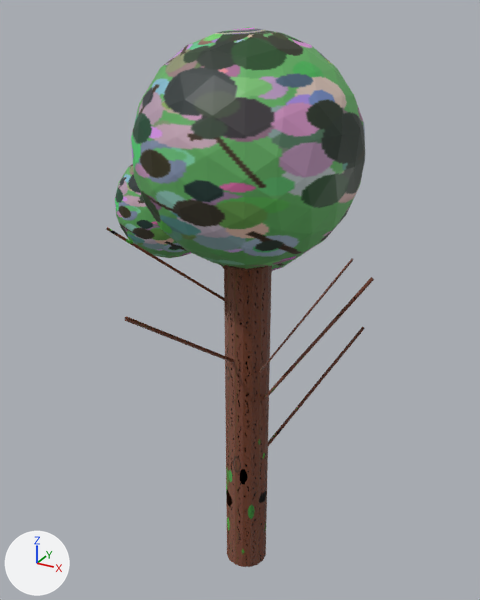
What one commit did to the glTF model assets/models/trees/tree_11.glb.
One viewpoint serves both versions: a 50 mm camera at (1.65, -3.09, 3.42) aimed at (-0.13, 0.14, 1.81). Lighting does not change. The marker at lower left points along +X, +Y and +Z. Where no turn or scale is listed for an object, it has been applied to the vertices. Vertices at the same position are counted once.

Objects in the first picture: 'tree_11_branch1', 'tree_11_crown0', 'tree_11_crown1', 'tree_11_trunk'.
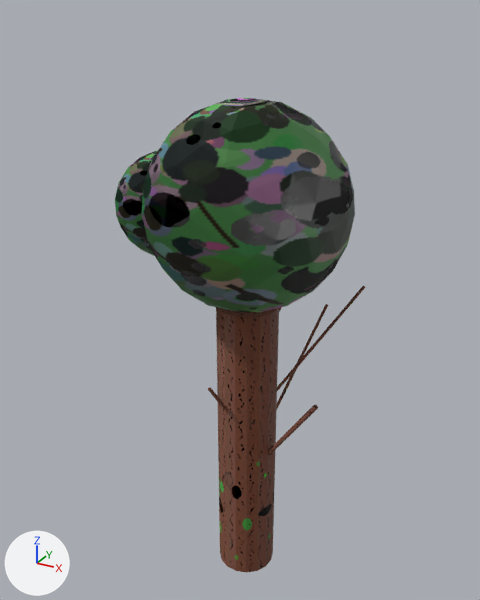
The change, as a diff of the scene's bpy script:
```diff
--- a/assets/models/trees/tree_11.glb.py
+++ b/assets/models/trees/tree_11.glb.py
@@ img_tree_11_crown_bump @@
+img_tree_11_crown_bump = load_image('tree_11_crown_bump', '_unpacked/tree_11_crown_bump', 256, 256, 'Non-Color')
@@ mat_mat_tree_11_crown0 @@
 n0 = _N.new('ShaderNodeBsdfPrincipled'); n0.name = 'Principled BSDF'
 n2.image = img_tree_11_crown
+n3 = _N.new('ShaderNodeNormalMap'); n3.name = 'Normal Map'
+n3.uv_map = 'UVMap'
+n4 = _N.new('ShaderNodeTexImage'); n4.name = 'Image Texture.001'
+n4.image = img_tree_11_crown_bump
 _L.new(n0.outputs[0], n1.inputs[0])  # 'BSDF' to 'Surface'
 _L.new(n2.outputs[0], n0.inputs[0])  # 'Color' to 'Base Color'
+_L.new(n3.outputs[0], n0.inputs[5])  # 'Normal' to 'Normal'
+_L.new(n4.outputs[0], n3.inputs[1])  # 'Color' to 'Color'
@@ mat_mat_tree_11_crown1 @@
 n0 = _N.new('ShaderNodeBsdfPrincipled'); n0.name = 'Principled BSDF'
 n2.image = img_tree_11_crown
+n3 = _N.new('ShaderNodeNormalMap'); n3.name = 'Normal Map'
+n3.uv_map = 'UVMap'
+n4 = _N.new('ShaderNodeTexImage'); n4.name = 'Image Texture.001'
+n4.image = img_tree_11_crown_bump
 _L.new(n0.outputs[0], n1.inputs[0])  # 'BSDF' to 'Surface'
 _L.new(n2.outputs[0], n0.inputs[0])  # 'Color' to 'Base Color'
+_L.new(n3.outputs[0], n0.inputs[5])  # 'Normal' to 'Normal'
+_L.new(n4.outputs[0], n3.inputs[1])  # 'Color' to 'Color'
@@ me_tree_11_trunk @@
 me_tree_11_trunk.from_pydata(...)  # 34 vertices, 64 faces; spans x -0.13..0.13, y -0.13..0.13, z 0.0..2.12
 # used by ob_tree_11_trunk; location = (0.0, 0.0, 0.0)
+# me_tree_11_trunk part 1: the whole mesh is multiplied about the mesh origin by the matrix ((1.317, 0.273, 0.0), (-0.273, 1.317, 0.0), (0.0, 0.0, 0.878))
 me_tree_11_trunk.materials.append(mat_mat_tree_11_trunk)
@@ me_tree_11_crown0 @@
 me_tree_11_crown0.from_pydata(...)  # 162 vertices, 320 faces; spans x -0.605..0.605, y -0.605..0.605, z 2.124..3.338
 # used by ob_tree_11_crown0; location = (0.0, 0.0, 0.0)
+# me_tree_11_crown0 part 2: the whole mesh is turned -11.7 degrees about the z axis through its middle and scaled by 0.942, then moved by (0.0, 0.0, -0.295)
 me_tree_11_crown0.materials.append(mat_mat_tree_11_crown0)
@@ me_tree_11_branch1 @@
 # used by ob_tree_11_branch1; location = (0.0, 0.0, 0.0)
-me_tree_11_branch1.from_pydata(...)  # 26 vertices, 48 faces; spans x -0.178..0.011, y -0.891..0.006, z 1.444..2.108
+me_tree_11_branch1.from_pydata(...)  # 26 vertices, 48 faces; spans x -0.009..0.193, y -0.007..0.798, z 0.705..1.597
+# me_tree_11_branch1 part 3: 26 of 26 vertices moved; they spanned x -0.178..0.011, y -0.891..0.006, z 1.444..2.108 and now span x -0.009..0.193, y -0.007..0.798, z 0.705..1.597; mean shift (0.175, 0.838, -0.625); largest move (-0.168, -0.891, 2.091) -> (0.185, 0.798, 1.584)
 me_tree_11_branch1.materials.append(mat_mat_tree_11_branch1)
```

Where the change shows, as pixel boxes (x1, y1, x2, y2) in the pictures (480 x 600 px):
'tree_11_crown0', surface changed, mesh turned: before (131, 27, 365, 269); after (142, 98, 355, 312)
'tree_11_trunk', reshaped (31% wider, 12% shorter): before (224, 265, 272, 567); after (216, 307, 279, 573)
'tree_11_crown1', surface changed: (115, 151, 191, 258) in both
'tree_11_branch1', reshaped: before (125, 317, 234, 363); after (276, 304, 328, 411)
